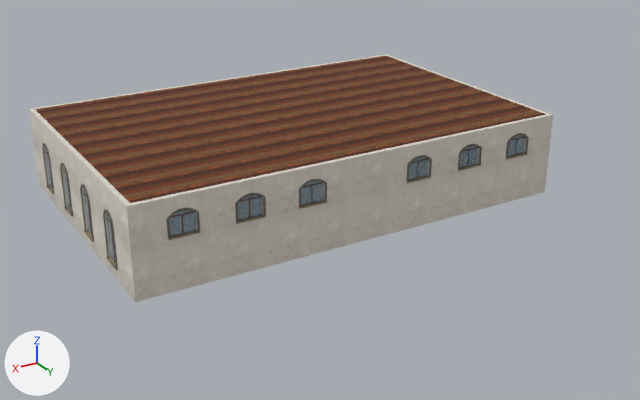
Renders of the glTF model art/town/shops/shop_library.gltf from each side of a commit.
Camera for both pictures: a camera (50 mm lens) standing at (27.8, 60.1, 23.8) and looking at (-0.2, 13.5, 0.5). Arrows for +X, +Y and +Z are at lower left; the lights stay in place. The first picture is the older version. Objects named as collision shapes, trigger or cutter boxes, shadow casters or lower levels of detail are left out. Vertices at exactly the same position are counted once.

Script lines for the objects in view, before the commit:
```python
me_p26 = bpy.data.meshes.new('P26')
me_p26.from_pydata(...)  # 7089 vertices, 13211 faces; spans x -14.9..15.0, y -0.1..19.5, z 0.0..5.6
# faces by material slot: [912, 2700, 209, 2382, 480, 6348, 24, 156]
me_p26.materials.append(mat_m_townshopfront)
me_p26.materials.append(mat_m_townplaster)
me_p26.materials.append(mat_m_towninnerglass)
me_p26.materials.append(mat_m_towntrim)
me_p26.materials.append(mat_m_townpaint)
me_p26.materials.append(mat_m_townwood)
me_p26.materials.append(mat_m_townstone)
me_p26.materials.append(mat_m_townazulejo)
ob_shop_library = bpy.data.objects.new('shop_library', me_p26)
ob_shop_library.location = (0.0, 0.0, 0.0)
```
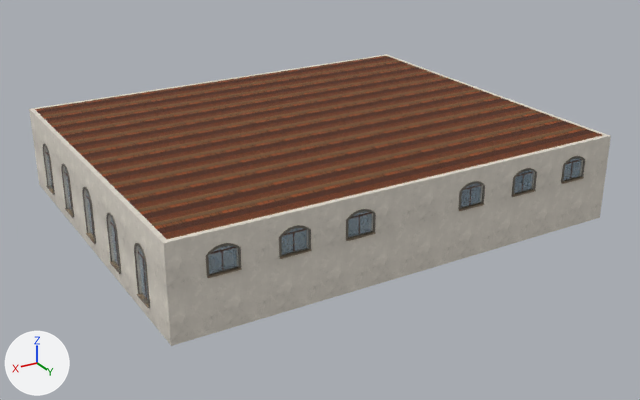
Pixel boxes [x1, y1, x2, y2] of what changed, in the pictures (640 x 400 px; the box of a moved part takes in the faces that stretch with it):
```json
{"object": "shop_library", "change": "reshaped", "before": [29, 54, 553, 302], "after": [29, 54, 611, 346], "on screen": "11% wider, 18% taller"}
{"part": 1, "of": "me_p26", "change": "moved or reshaped", "before": [125, 196, 174, 302], "after": [161, 231, 212, 346]}
{"part": 2, "of": "me_p26", "change": "moved or reshaped", "before": [166, 123, 510, 292], "after": [205, 145, 567, 334]}
{"part": 3, "of": "me_p26", "change": "moved or reshaped", "before": [503, 114, 553, 203], "after": [557, 135, 611, 230]}
{"part": 4, "of": "me_p26", "change": "moved or reshaped", "before": [507, 133, 528, 142], "after": [564, 156, 585, 165]}
{"part": 5, "of": "me_p26", "change": "moved or reshaped", "before": [459, 144, 482, 153], "after": [514, 168, 536, 178]}
{"part": 6, "of": "me_p26", "change": "moved or reshaped", "before": [408, 155, 431, 164], "after": [460, 181, 485, 192]}
{"part": 7, "of": "me_p26", "change": "moved or reshaped", "before": [299, 179, 326, 189], "after": [347, 209, 375, 220]}
{"part": 8, "of": "me_p26", "change": "moved or reshaped", "before": [236, 192, 265, 203], "after": [279, 225, 311, 238]}
{"part": 9, "of": "me_p26", "change": "moved or reshaped", "before": [167, 207, 199, 219], "after": [206, 242, 240, 256]}
{"part": 10, "of": "me_p26", "change": "added", "after": [87, 166, 117, 275]}
{"part": 11, "of": "me_p26", "change": "added", "after": [142, 221, 169, 343]}
{"part": 12, "of": "me_p26", "change": "added", "after": [132, 211, 150, 307]}
{"part": 13, "of": "me_p26", "change": "rebuilt", "before": [85, 164, 134, 300], "after": [112, 192, 151, 321], "on screen": "20% narrower"}
{"part": 14, "of": "me_p26", "change": "deleted", "before": [45, 59, 528, 270], "on screen": "mostly hidden"}
{"part": 15, "of": "me_p26", "change": "built on", "before": [30, 55, 549, 268], "after": [30, 55, 607, 308]}
{"part": 16, "of": "me_p26", "change": "recoloured", "before": [461, 155, 475, 163], "after": [515, 180, 520, 185]}
```

Scene script edits in JSON lines:
```json
{"block": "me_p26", "where": "# used by ob_shop_library; location = (0.0, 0.0, 0.0)"}
{"op": "remove", "block": "me_p26", "code": "me_p26.from_pydata(...)  # 7089 vertices, 13211 faces; spans x -14.9..15.0, y -0.1..19.5, z 0.0..5.6"}
{"op": "add", "block": "me_p26", "code": "me_p26.from_pydata(...)  # 8917 vertices, 16582 faces; spans x -14.9..15.0, y -0.1..24.5, z 0.0..5.6"}
{"block": "me_p26", "change": "me_p26 part 1: the loose piece of 8 vertices spanning x 12.6..14.9, y 19.1..19.4, z 0.0..5.6 is moved by (0.0, 5.0, 0.0)"}
{"block": "me_p26", "change": "me_p26 part 2: the loose piece of 126 vertices spanning x -11.0..12.6, y 19.1..19.5, z 0.0..5.6 is moved by (0.0, 5.0, 0.0)"}
{"block": "me_p26", "change": "me_p26 part 3: the loose piece of 27 vertices spanning x -14.8..-11.0, y 19.1..19.5, z 0.0..5.6 is moved by (0.0, 5.0, 0.0)"}
{"block": "me_p26", "change": "me_p26 part 4: the loose piece of 59 vertices spanning x -12.8..-10.9, y 19.1..19.5, z 4.4..4.8 is moved by (0.0, 5.0, 0.0)"}
{"block": "me_p26", "change": "me_p26 part 5: the loose piece of 59 vertices spanning x -8.7..-6.9, y 19.1..19.5, z 4.4..4.8 is moved by (0.0, 5.0, 0.0)"}
{"block": "me_p26", "change": "me_p26 part 6: the loose piece of 59 vertices spanning x -4.7..-2.9, y 19.1..19.5, z 4.4..4.8 is moved by (0.0, 5.0, 0.0)"}
{"block": "me_p26", "change": "me_p26 part 7: the loose piece of 59 vertices spanning x 2.9..4.7, y 19.1..19.5, z 4.4..4.8 is moved by (0.0, 5.0, 0.0)"}
{"block": "me_p26", "change": "me_p26 part 8: the loose piece of 59 vertices spanning x 6.9..8.7, y 19.1..19.5, z 4.4..4.8 is moved by (0.0, 5.0, 0.0)"}
{"block": "me_p26", "change": "me_p26 part 9: the loose piece of 59 vertices spanning x 10.9..12.8, y 19.1..19.5, z 4.4..4.8 is moved by (0.0, 5.0, 0.0)"}
{"block": "me_p26", "change": "me_p26 part 10: a new loose piece, a box spanning x 14.55..14.85, y 12.9..15.86, z 0.0..5.6, in mat_m_townplaster"}
{"block": "me_p26", "change": "me_p26 part 11: a new loose piece, a box spanning x 14.55..14.85, y 21.62..24.1, z 0.0..5.6, in mat_m_townplaster"}
{"block": "me_p26", "change": "me_p26 part 12: the loose piece of 77 vertices spanning x 8.9..10.5, y -0.1..0.3, z 0.9..5.6 is copied, and the copy is turned 90 degrees about the z axis through its middle, then moved by (5.0, 20.8, 0.0); it spans x 14.6..14.9, y 20.1..21.7, z 0.9..5.6"}
{"block": "me_p26", "change": "me_p26 part 13: the loose piece of 20 vertices spanning x 14.6..14.9, y 12.5..19.1, z 0.0..5.6 is rebuilt with 20 vertices and now spans x 14.6..14.9, y 15.9..21.6, z 0.0..5.6"}
{"block": "me_p26", "change": "me_p26 part 14: 150 loose pieces with 1329 vertices, spanning x -14.9..15.0, y 0.3..19.5, z 0.0..5.6, are deleted"}
{"block": "me_p26", "change": "me_p26 part 15: 62 vertices moved within x -14.6..14.9, y 0.3..18.2, z 0.0..5.2; 2485 vertices removed from x -14.9..14.9, y 0.3..19.1, z 0.0..5.6; 5443 vertices added at x -14.9..15.0, y 0.3..24.5, z 0.0..5.6"}
{"block": "me_p26", "change": "me_p26 part 16: 193 kept faces spanning x -14.6..14.6, y 0.3..17.4, z 0.0..2.6 get new vertex colours"}
{"block": "me_p26", "change": "other edits to the shape of me_p26 do not show in these pictures"}
```
